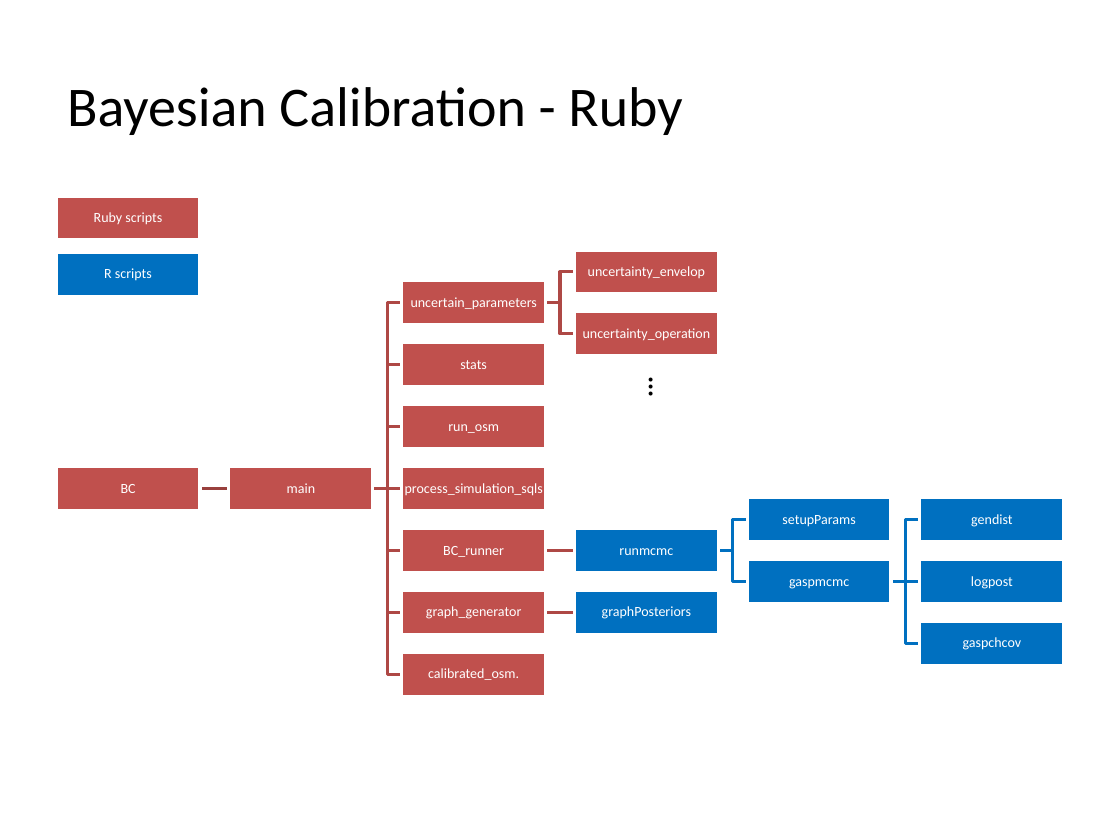
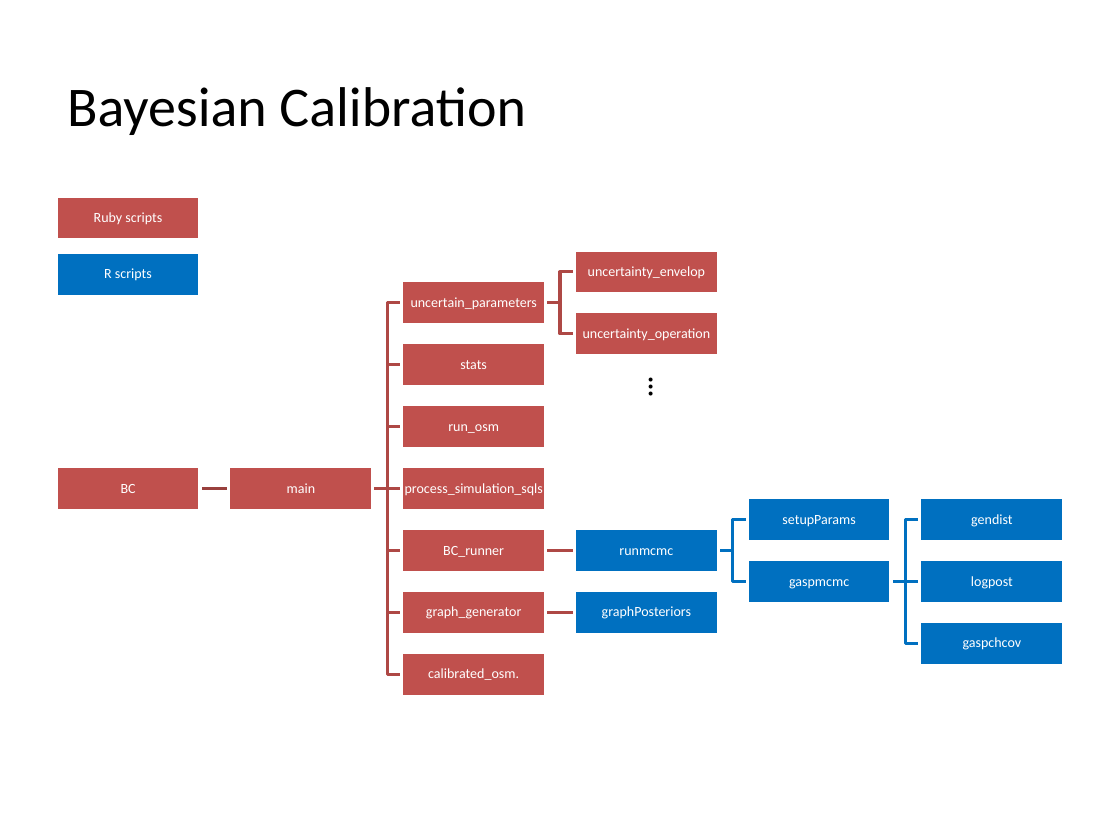
Before and after one commit to Argonne-National-Laboratory/BCUS, a slide deck: slide 2 of Tutorials/Function Call Structure.pptx. Drawn at 1120x840 pixels with LibreOffice and Linux fonts; fonts in the diff are those of the drawing. Boxes give left, top, right and bottom in pixels: in the first picture for what was removed or moved away, otherwise in the second. Text is boxed around its words. In the diff, an @@ line names an element or a change of style, - is before the commit and + after.

Commit message:
Tutorial bug fix

```diff
--- a/Tutorials/Function Call Structure.pptx
+++ b/Tutorials/Function Call Structure.pptx
@@ title at bbox=[67, 87, 525, 135]: text changed @@
-Bayesian Calibration - Ruby
+Bayesian Calibration
```
